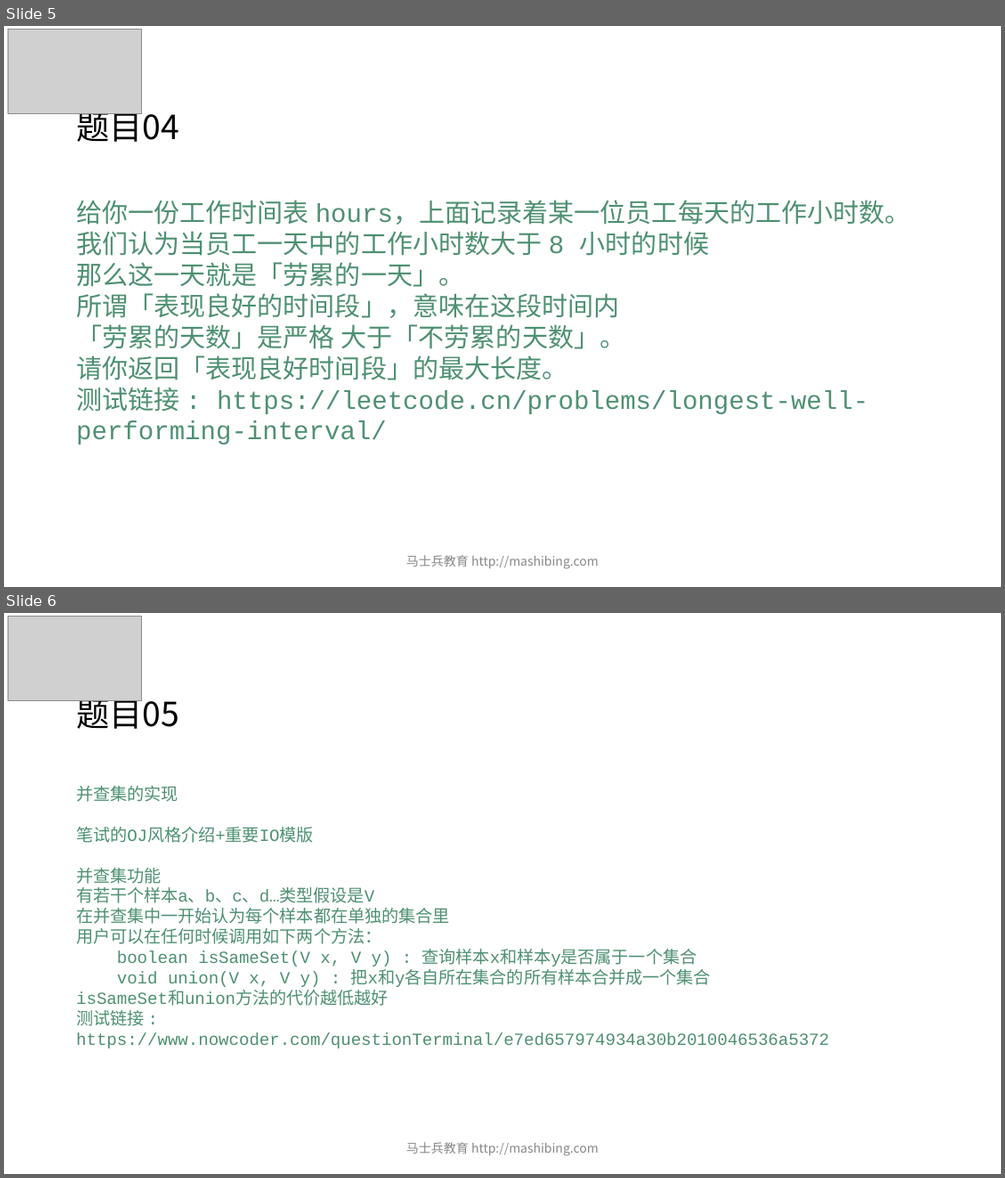
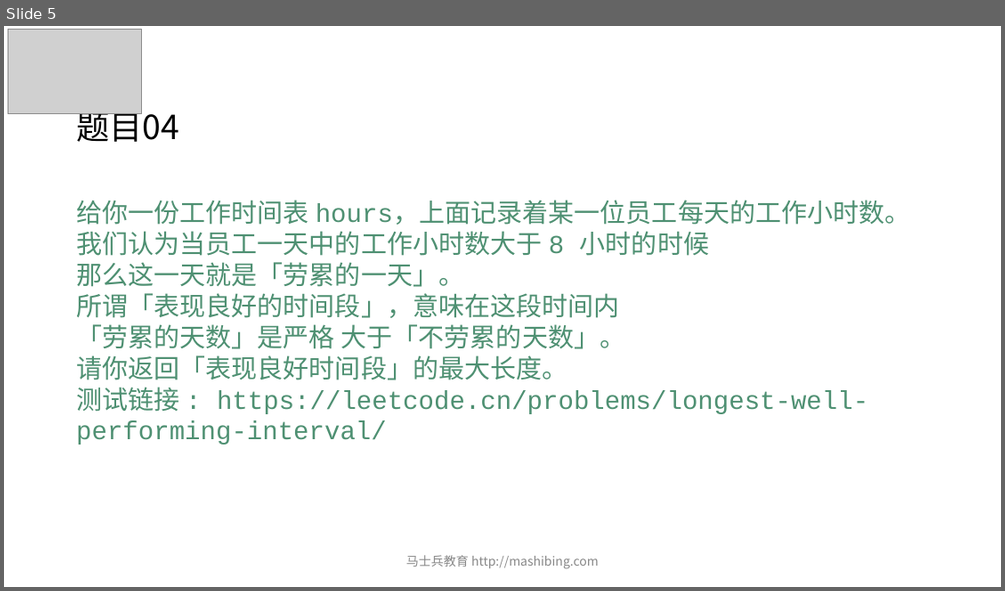
Before and after one commit to algorithmzuo/mca-algorithm-problems, a slide deck: 第03期/ppt/powerpoint/第05节 .pptx. Shown one above the other, each under a label of ours: slides 5 and 6 before the commit, slide 5 after it. The pictures are 1005x1178 and 1005x591 pixels, drawn with LibreOffice and Linux fonts; fonts in the diff are those of the drawing; grey boxes stand for pictures. Boxes give left, top, right and bottom in pixels: in the first picture for what was removed or moved away, otherwise in the second. Text is boxed around its words. In the diff, an @@ line names an element or a change of style, - is before the commit and + after.

```diff
--- a/第03期/ppt/powerpoint/第05节 .pptx
+++ b/第03期/ppt/powerpoint/第05节 .pptx
@@ slide 6 removed at box(4, 613, 1001, 1174), background #FFFFFF @@
@@ picture removed at box(8, 616, 142, 701) @@
@@ title removed at box(76, 692, 179, 729) @@
-题目05
@@ text removed at box(76, 786, 829, 1048) @@
-并查集的实现
-笔试的OJ风格介绍+重要IO模版
-并查集功能
-有若干个样本a、b、c、d…类型假设是V
-在并查集中一开始认为每个样本都在单独的集合里
-用户可以在任何时候调用如下两个方法：
-boolean isSameSet(V x, V y) : 查询样本x和样本y是否属于一个集合
-void union(V x, V y) : 把x和y各自所在集合的所有样本合并成一个集合
-isSameSet和union方法的代价越低越好
-测试链接 :
-https://www.nowcoder.com/questionTerminal/e7ed657974934a30b2010046536a5372
@@ text removed at box(406, 1142, 599, 1156) @@
-马士兵教育 http://mashibing.com
```
Also in this commit, not shown: 2 slides changed, 3 other slides removed, 8 other files.
